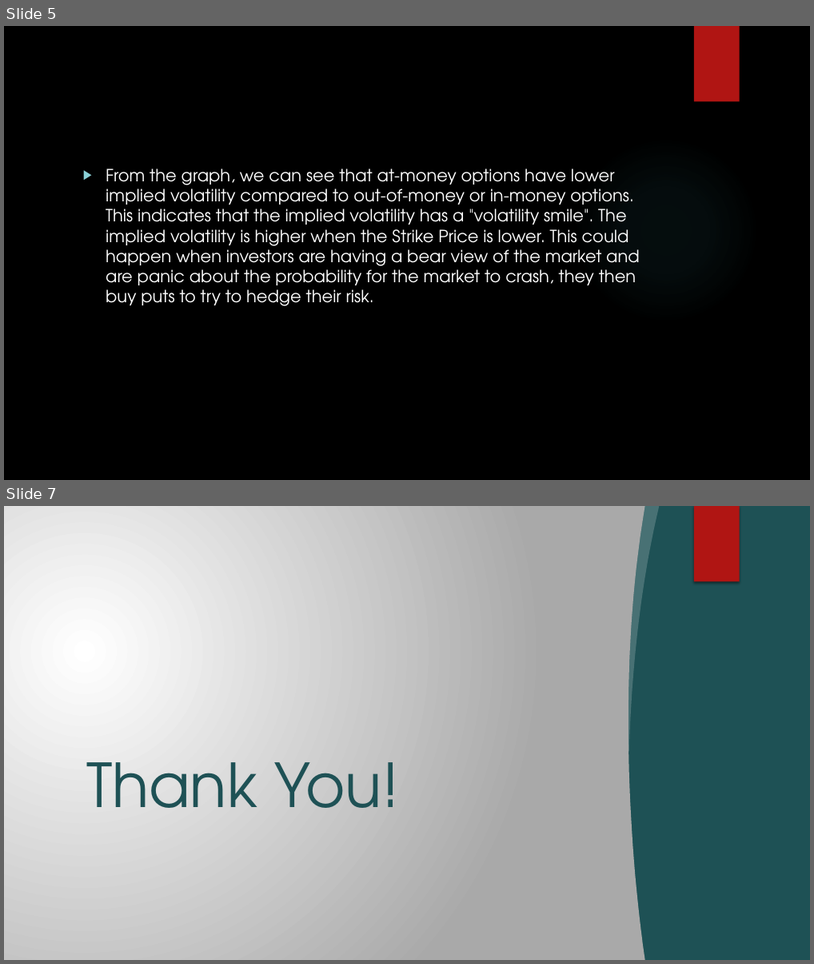
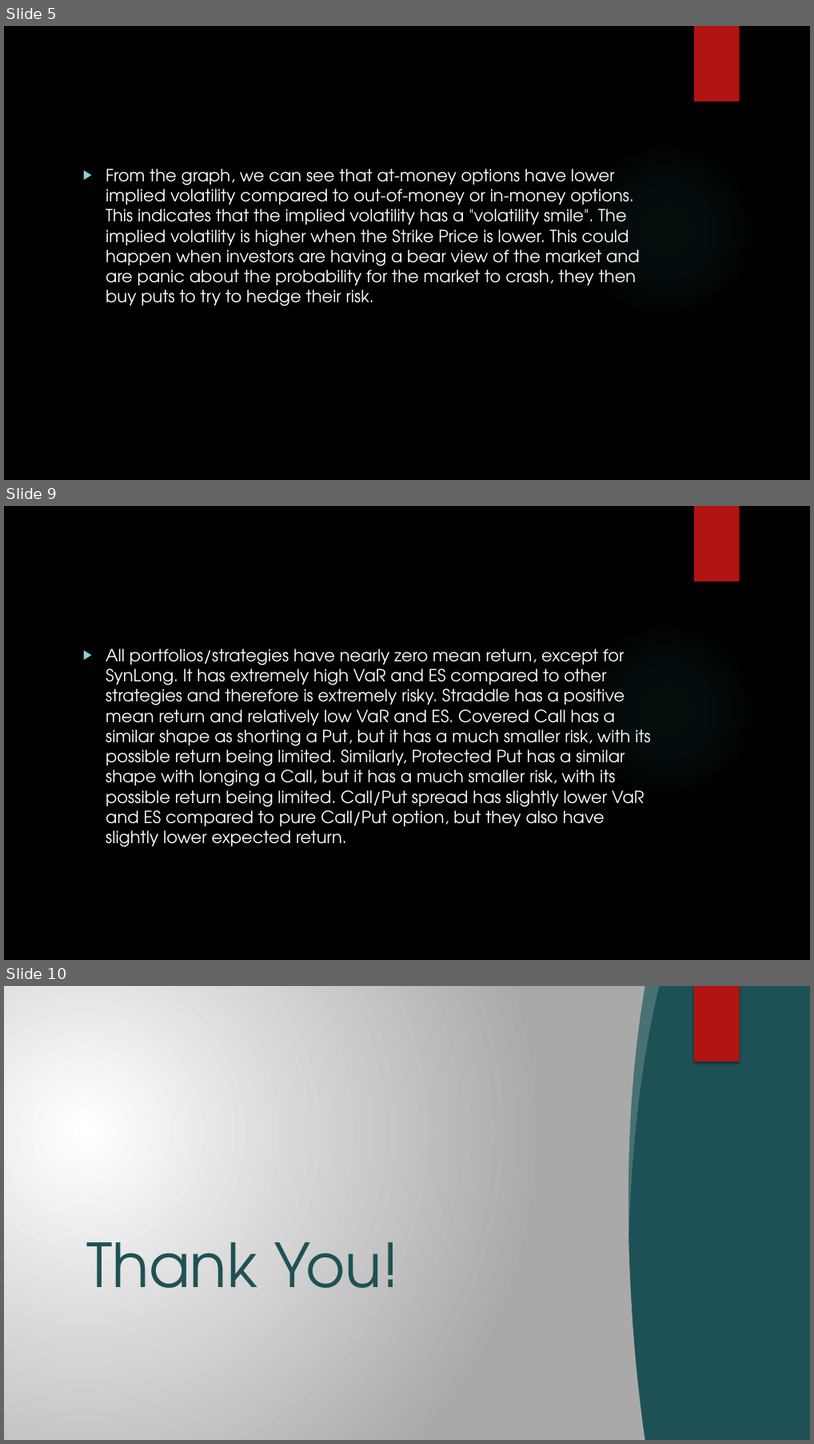
Before and after one commit to ZcPFred/FT590, a slide deck: Week06/project6_PPT.pptx. Shown one above the other, each under a label of ours: slides 5 and 7 before the commit, slides 5, 9 and 10 after it; the slides between them are not shown. The pictures are 814x964 and 814x1444 pixels, drawn with LibreOffice and Linux fonts; fonts in the diff are those of the drawing; grey boxes stand for pictures; background and template pictures are left out. Boxes give left, top, right and bottom in pixels: in the first picture for what was removed or moved away, otherwise in the second. Text is boxed around its words. In the diff, an @@ line names an element or a change of style, - is before the commit and + after.

```diff
--- a/Week06/project6_PPT.pptx
+++ b/Week06/project6_PPT.pptx
@@ slide 9 added at <box>4,506,810,960</box>, background picture (left out); not listed: 2 template elements that a slide beside it also shows @@
@@ text added at <box>106,648,650,847</box>, 20 pt, text #FFFFFF @@
+▶ All portfolios/strategies have nearly zero mean return, except for SynLong. It has extremely high VaR and ES compared to other strategies and therefore is extremely risky. Straddle has a positive mean return and relatively low VaR and ES. Covered Call has a similar shape as shorting a Put, but it has a much smaller risk, with its possible return being limited. Similarly, Protected Put has a similar shape with longing a Call, but it has a much smaller risk, with its possible return being limited. Call/Put spread has slightly lower VaR and ES compared to pure Call/Put option, but they also have slightly lower expected return.
@@ what was slide 7 is now slide 10 @@
```
Also in this commit, not shown: 1 slide changed, 2 other slides added.
